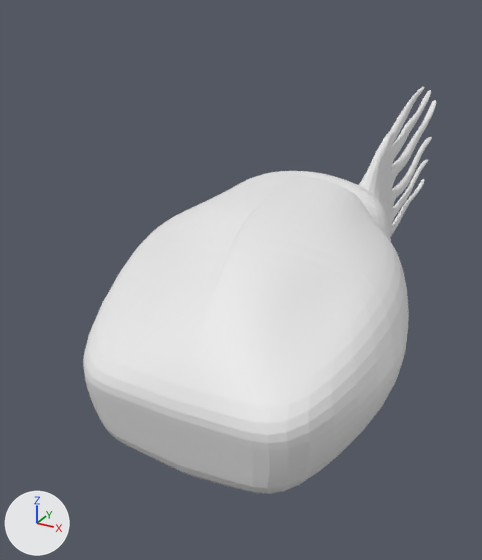
The Blender file WispsOfTheHoller/Assets/Models/souleater.blend, before and after one commit.
Before and after are seen from a camera (50 mm lens) standing at (1.58, -3.31, 2.72) and looking at (-0.55, 0.57, 0.78). Arrows for +X, +Y and +Z are at lower left; the lights stay in place.
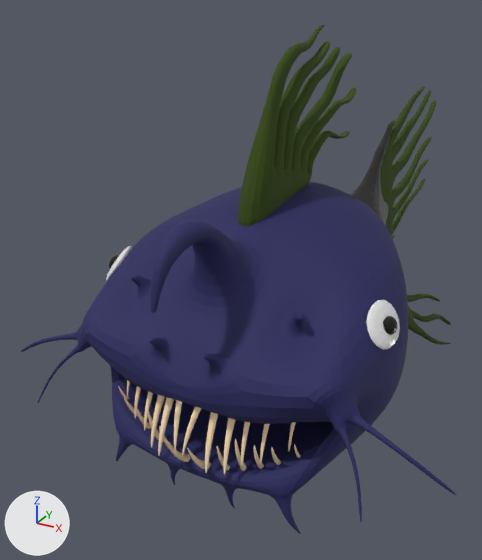
Diff of the bpy script that builds the scene:
```diff
--- a/WispsOfTheHoller/Assets/Models/souleater.blend.py
+++ b/WispsOfTheHoller/Assets/Models/souleater.blend.py
@@ mat_material @@
 mat_material = principled_material('Material')
-mat_material.base_color = (0.8, 0.8, 0.8)  # white #e7e7e7
+mat_material.base_color = (0.0172, 0.0165, 0.107)  # dark blue #23235c
@@ me_plane @@
 me_plane.from_pydata(...)  # 188 vertices, 182 faces; spans x -0.06..0.07, y 1.46..3.53, z 0.63..1.9
+me_plane.materials.append(mat_material_003)  # dark green #364a0d
@@ me_plane_005 @@
 me_plane_005.from_pydata(...)  # 93 vertices, 84 faces; spans x -0.42..0.431, y 1.043..2.255, z 0.538..1.557
+me_plane_005.materials.append(mat_material_004)  # black #1a1a1a
@@ me_plane_007 @@
+me_plane_007.from_pydata([(0.7, -0.623, 1.346), (0.85, -0.606, 1.081), (0.759, -0.329, 1.399), (0.909, -0.312, 1.134), (0.798, -0.526, 1.278), (0.858, -0.521, 1.182), (0.818, -0.416, 1.296), (0.877, -0.411, 1.199)], [], [(0, 1, 3, 2), (4, 5, 7, 6)])
+for i in [1]: me_plane_007.polygons[i].material_index = 1
+me_plane_007.materials.append(mat_material_002)  # white #e7e7e7
+me_plane_007.materials.append(mat_material_005)  # black #000000
@@ ob_cube @@
-ob_cube = bpy.data.objects.new('Cube', me_cube)
@@ ob_cube_001 @@
-ob_cube_001 = bpy.data.objects.new('Cube.001', me_cube_002)
@@ ob_teeth @@
+ob_teeth = bpy.data.objects.new('Teeth', me_cube_008)  # 888 vertices, 816 faces; spans x -0.546..0.546, y -1.093..-0.759, z 0.346..0.884; in mat_material_001 (beige #ffe5ba); modifiers SUBSURF
+ob_teeth.location = (0.0, 0.0, 0.0)
@@ ob_eyes @@
+ob_eyes = bpy.data.objects.new('Eyes', me_plane_007)  # modifiers SHRINKWRAP, MIRROR, SOLIDIFY, SUBSURF
+ob_eyes.location = (0.0, 0.0, 0.0)
@@ ob_head @@
+ob_head = bpy.data.objects.new('Head', me_cube_1)  # 483 vertices, 464 faces; spans x -1.31..1.31, y -1.23..2.13, z 0.13..1.81; in mat_material (dark blue #23235c); modifiers SUBSURF
+ob_head.location = (0.0, 0.0, 0.0)
@@ ob_headfin @@
+ob_headfin = bpy.data.objects.new('HeadFin', me_plane_002_1)  # 192 vertices, 186 faces; spans x -0.08..0.1, y -0.52..1.15, z 1.41..2.52; in mat_material_003 (dark green #364a0d); modifiers SUBSURF
+ob_headfin.location = (0.0, 0.0, 0.0)
@@ ob_sidefins @@
+ob_sidefins = bpy.data.objects.new('SideFins', me_plane_001_1)  # 98 vertices, 95 faces; spans x 1.16..2.32, y 0.37..2.65, z 1.33..2.9; in mat_material_003 (dark green #364a0d); modifiers MIRROR, SUBSURF
+ob_sidefins.location = (0.0, 0.0, 0.0)
+ob_sidefins.scale = (0.404, 0.404, 0.404)
```

Where the change shows, as pixel boxes (x1, y1, x2, y2) in the pictures (482 x 560 px):
'Cube', deleted: before (83, 174, 409, 494)
'Head', added (blue): after (21, 182, 456, 534)
'HeadFin', added (green): after (238, 25, 357, 226)
'Teeth', added (beige): after (118, 380, 301, 475)
'Plane', recoloured (white to green): (380, 87, 436, 237) in both
'Eyes', added: after (106, 246, 400, 350)
'Plane.005', recoloured (white to black): (350, 120, 395, 239) in both
'Cube.001', deleted: before (259, 171, 391, 242)
'SideFins', added (green): after (407, 294, 451, 345)
